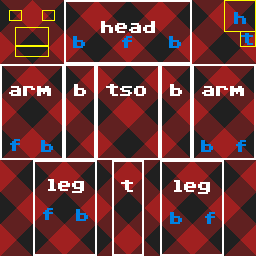
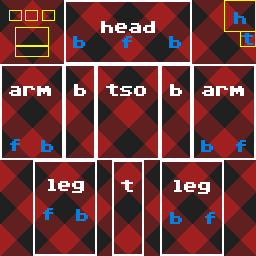
The second 256px x 256px image is a revision of the first. Changes to its layers:
added layer "eye R copy" in group "eyesnoselips" over [25, 10, 38, 21]
